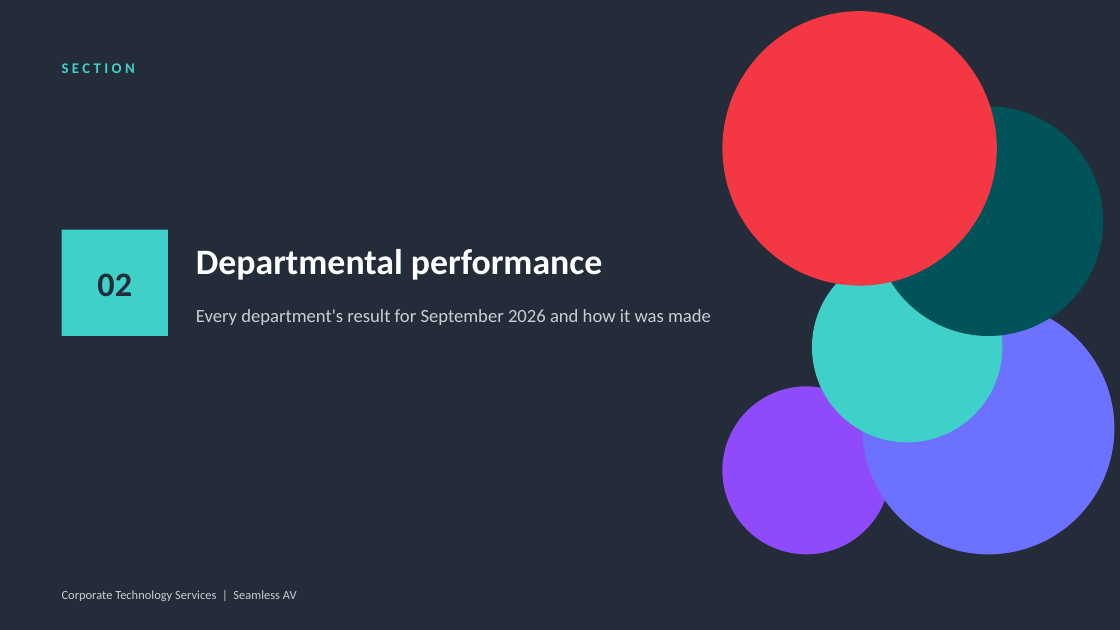
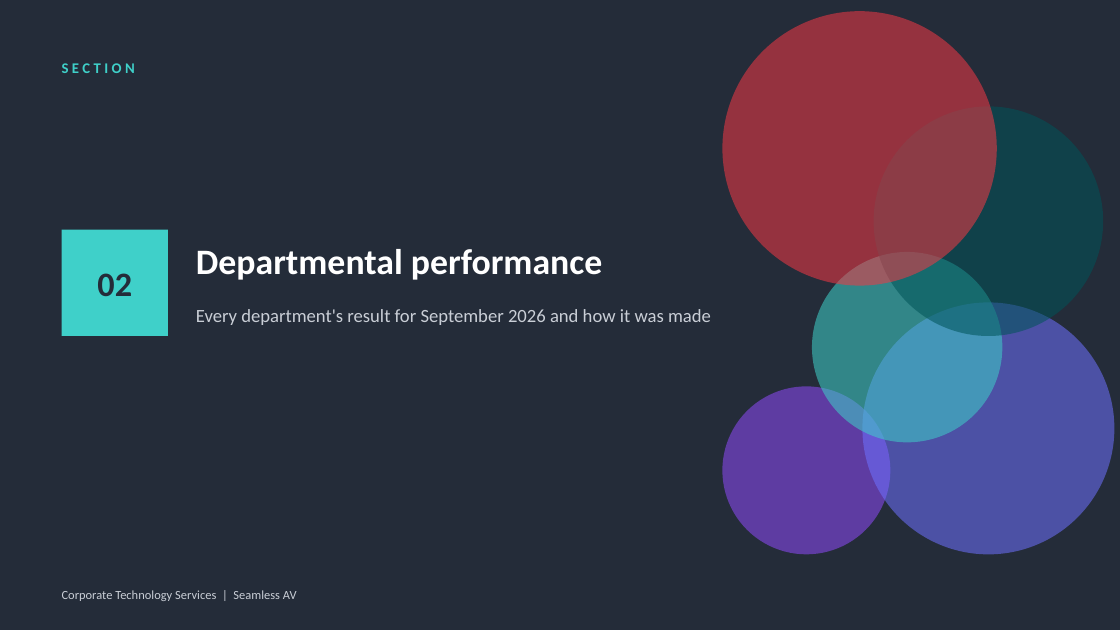
Before and after one commit to WesleyNelson-O33/Claude, a slide deck: slide 16 of deck/CTS Monthly Business Review - 30092026.pptx. Drawn at 1120x630 pixels with LibreOffice and Linux fonts; fonts in the diff are those of the drawing. Boxes give left, top, right and bottom in pixels: in the first picture for what was removed or moved away, otherwise in the second. Text is boxed around its words. In the diff, an @@ line names an element or a change of style, - is before the commit and + after.

```diff
--- a/deck/CTS Monthly Business Review - 30092026.pptx
+++ b/deck/CTS Monthly Business Review - 30092026.pptx
@@ ellipse at bbox=[722, 11, 997, 286]: fill #F33844 to #F33844 at 55% opacity @@
@@ ellipse at bbox=[874, 106, 1103, 336]: fill #005358 to #005358 at 55% opacity @@
@@ ellipse at bbox=[812, 252, 1002, 442]: fill #3FD0C9 to #3FD0C9 at 55% opacity @@
@@ ellipse at bbox=[862, 302, 1114, 554]: fill #6D71FF to #6D71FF at 55% opacity @@
@@ ellipse at bbox=[722, 386, 890, 554]: fill #8F4AFA to #8F4AFA at 55% opacity @@
```
Also in this commit, not shown: 1 other file.
